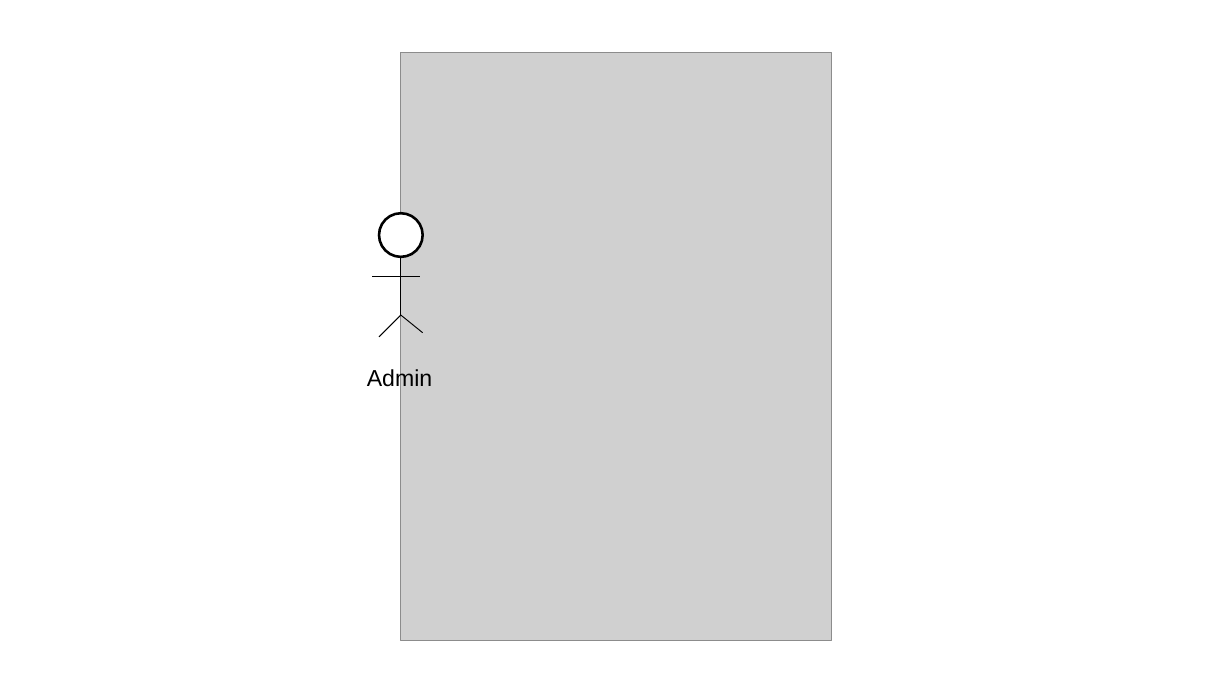
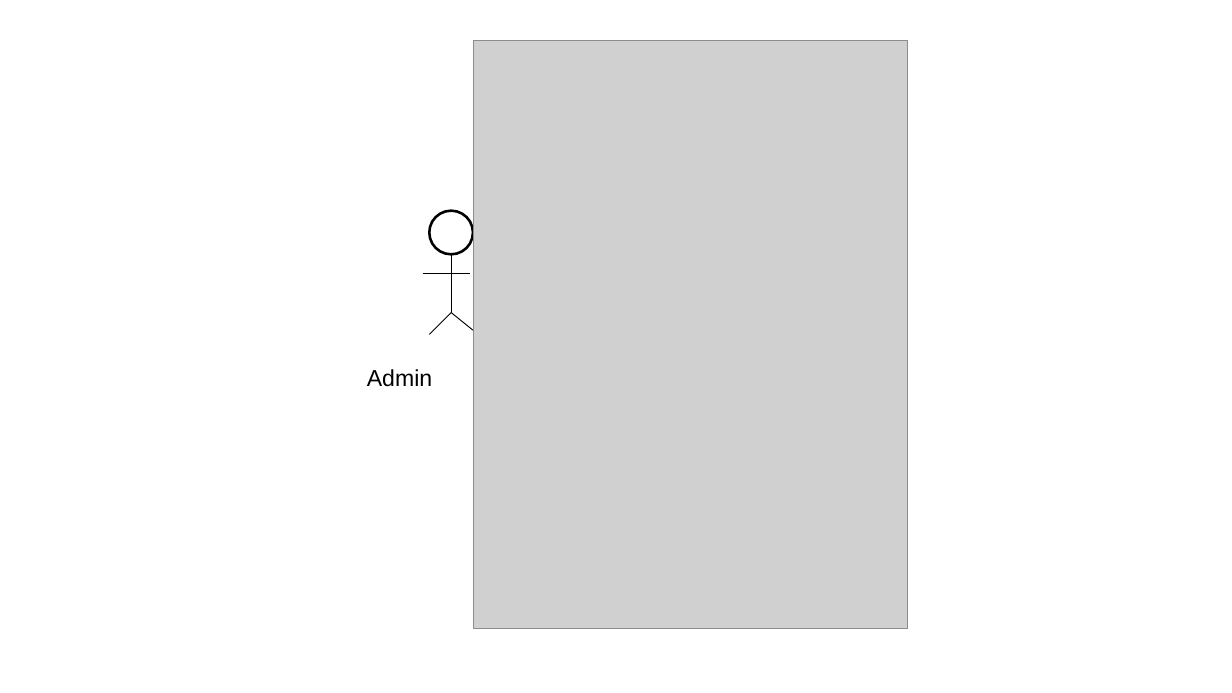
Before and after one commit to gaurangkumar/laravel-social-media, a slide deck: slide 33 of docs/agwis.pptx. Drawn at 1232x693 pixels with LibreOffice and Linux fonts; fonts in the diff are those of the drawing; grey boxes stand for pictures. Boxes give left, top, right and bottom in pixels: in the first picture for what was removed or moved away, otherwise in the second. Text is boxed around its words. In the diff, an @@ line names an element or a change of style, - is before the commit and + after.

```diff
--- a/docs/agwis.pptx
+++ b/docs/agwis.pptx
@@ picture: place and size @@
-picture at bbox=[401, 53, 832, 640]
+picture at bbox=[473, 41, 908, 628]
@@ ellipse: place and size @@
-ellipse at bbox=[379, 213, 422, 257]
+ellipse at bbox=[430, 211, 473, 254]
@@ line moved from (372, 276) - (420, 276) to (422, 274) - (470, 274) @@
@@ 3 lines: place and size @@
-3 lines at bbox=[379, 257, 422, 337]
+3 lines at bbox=[430, 254, 473, 335]
```
Also in this commit, not shown: 5 other slides changed, 11 slides added, 1 slide removed, 1 other file.
